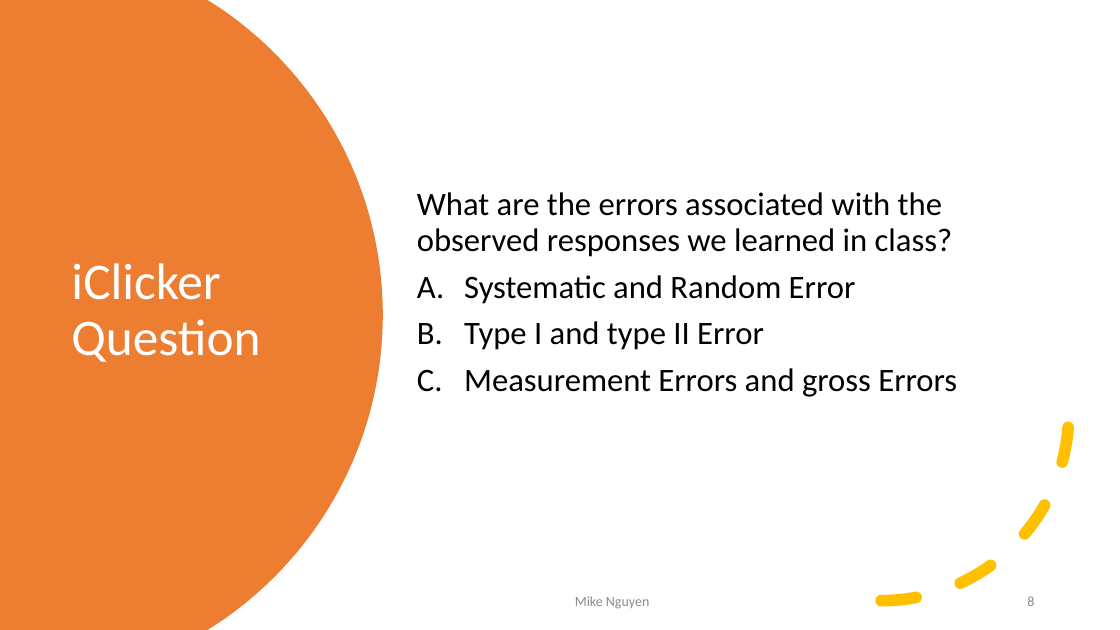
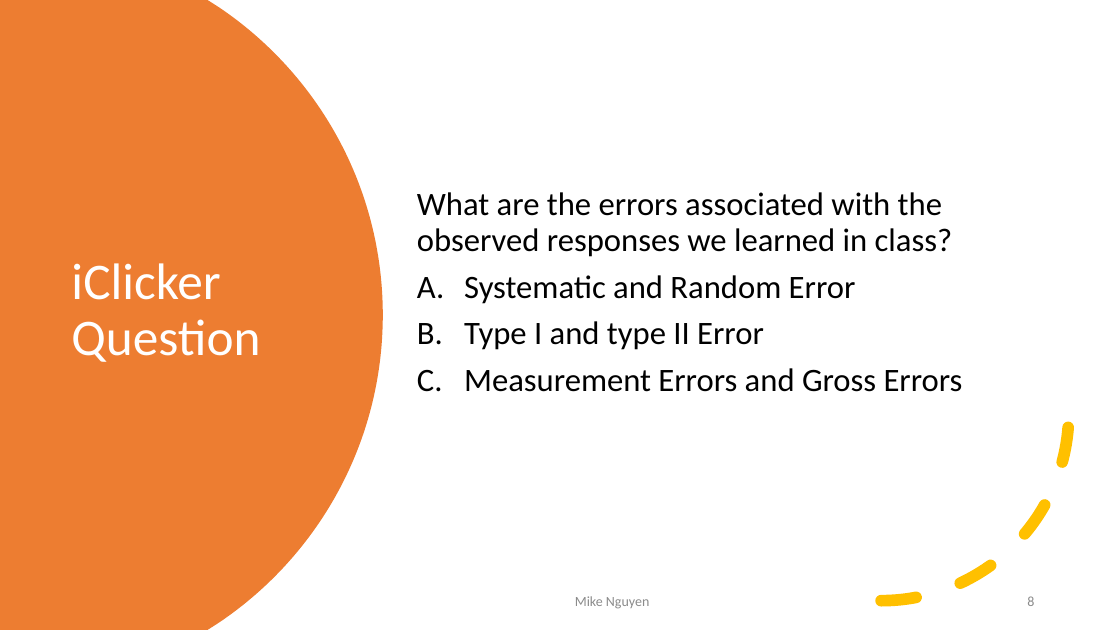
Before and after one commit to mikenguyen13/mar4050_S22, a slide deck: slide 8 of lectures/6/1_Designing the Data Collection Form for Communication Data.pptx. Drawn at 1120x630 pixels with LibreOffice and Linux fonts; fonts in the diff are those of the drawing. Boxes give left, top, right and bottom in pixels: in the first picture for what was removed or moved away, otherwise in the second. Text is boxed around its words. In the diff, an @@ line names an element or a change of style, - is before the commit and + after.

```diff
--- a/lectures/6/1_Designing the Data Collection Form for Communication Data.pptx
+++ b/lectures/6/1_Designing the Data Collection Form for Communication Data.pptx
@@ text at <box>464,368,963,392</box>: text changed @@
-C. Measurement Errors and gross Errors
+C. Measurement Errors and Gross Errors
```
Also in this commit, not shown: 7 other slides changed, 1 other file.
